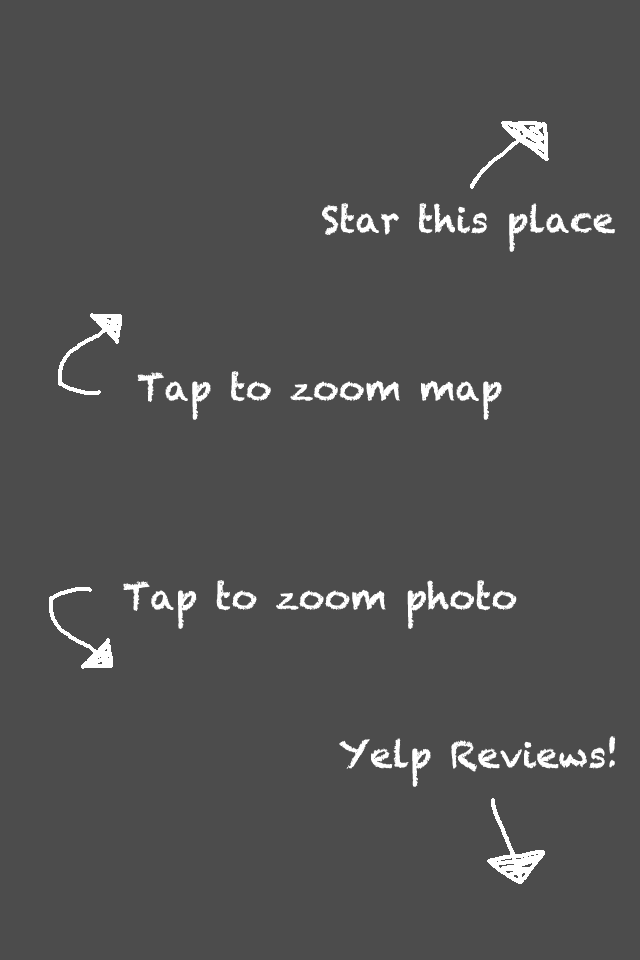
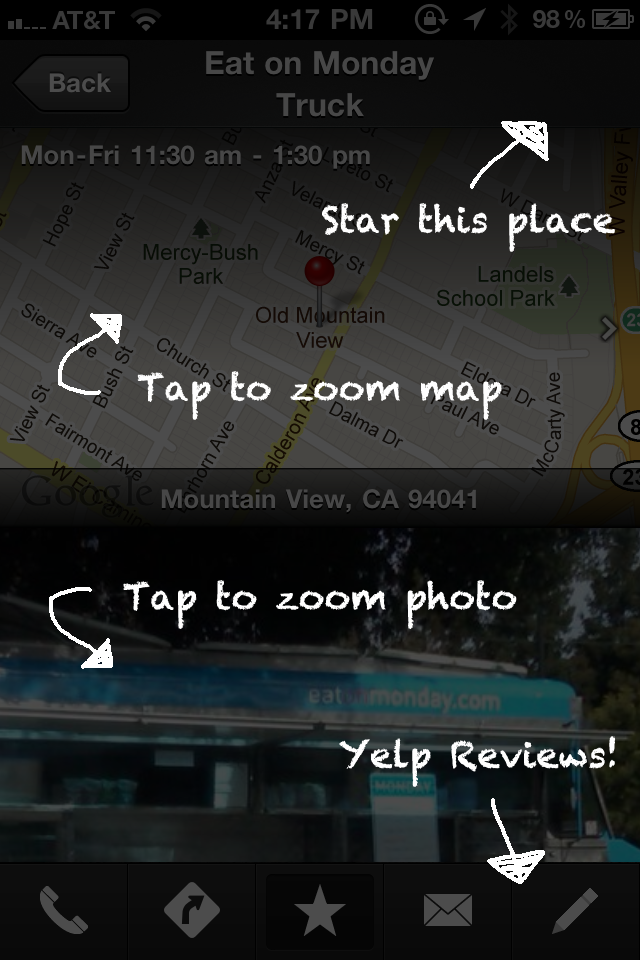
Two versions of the same layered image (640×960). Layer-by-layer changes:
renamed "Layer 0" to "Layer 8", showed it, painted on it over [0, 0, 640, 960]
